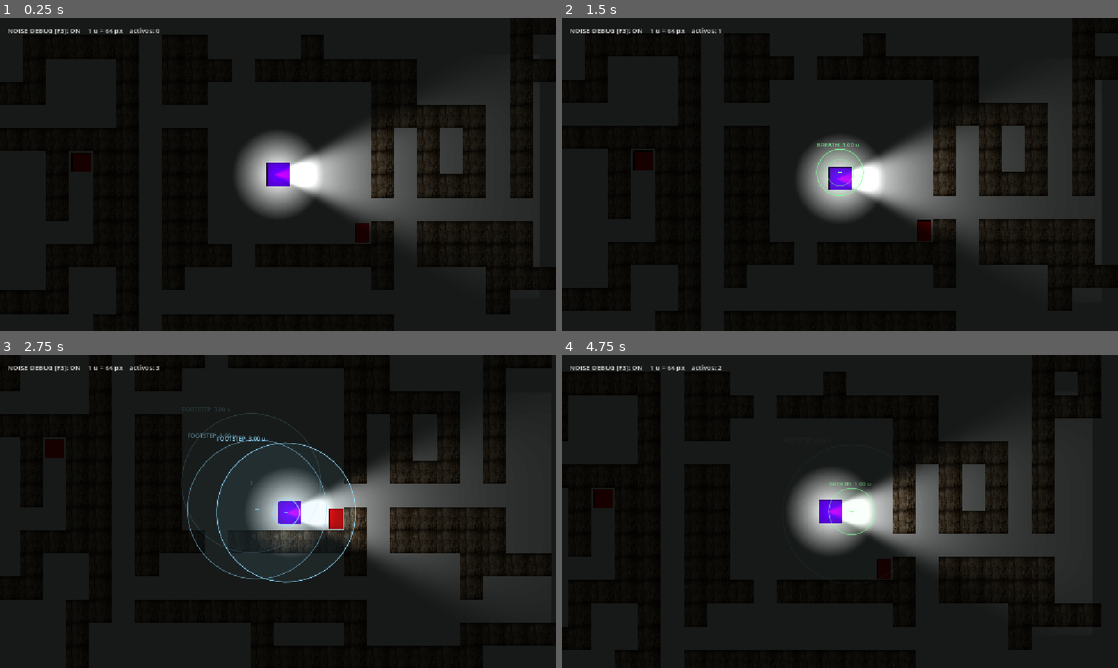
Above: before the commit, frames 1-4 (two rows, left to right).
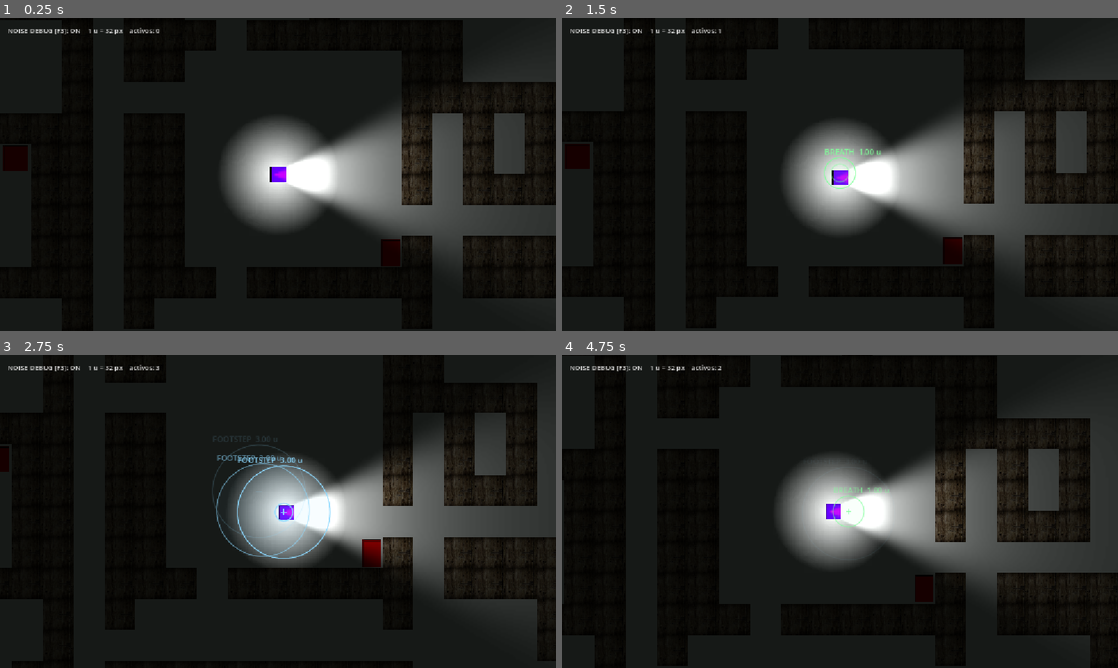
Above: after the commit, the same moments.

Repository: bcsaalinas/Requiem
Game: Godot game, scene res://level/level.tscn
Two runs of this game, one before a commit and one after it. Both use one fixed random seed, a clock stepped at 60 frames per second and the inputs below.
Inputs (mouse positions are in pixels of both pictures, inside the frame that each line leads up to):
- Up to frame 1 (0.25 s): no input
- Up to frame 2 (1.5 s): tap Enter at 0.5 s; move the mouse to (962, 158) at 0.52 s; hold D 0.53-1.28 s; hold Space (hold_breath) 0.53-1.28 s; move the mouse to (728, 190) at 1.27 s; hold S from 1.28 s (still down); tap F at 1.35 s
- Up to frame 3 (2.75 s): move the mouse to (333, 442) at 2.02 s; release S at 2.03 s; hold D from 2.03 s (still down); tap R at 2.1 s
- Up to frame 4 (4.75 s): move the mouse to (812, 574) at 2.77 s; release D at 2.78 s; hold W 2.78-3.53 s; tap Shift at 2.85 s; move the mouse to (1006, 558) at 3.52 s; hold Space (hold_breath) 3.53-4.28 s; hold A from 3.53 s (still down); move the mouse to (673, 464) at 4.27 s; tap F at 4.35 s

The runs differ from the first frame. In frame 1, 16% of the frame differs, in the area x 0-100%, y 0-100%; in frame 2, 16%; in frame 3, 18%; in frame 4, 18%, in the area x 4-99%, y 0-100%.

Commit message:
basic unit change and velocity fix

Diff:
--- a/requiem/autoloads/noise_debug.gd
+++ b/requiem/autoloads/noise_debug.gd
@@ -15,12 +15,12 @@
 # coordenadas siguen siendo de mundo) pero el CanvasModulate del nivel no se lo
 # come y los circulos siguen siendo legibles con las luces apagadas.
 #
-# UNIDADES: 1 u = 64 px (docs/UNITS.md). La etiqueta siempre reporta el radio
+# UNIDADES: 1 u = 32 px. La etiqueta siempre reporta el radio
 # en unidades, no en pixeles, para poder verificar la escala de un vistazo.
 #
 # F3 activa / desactiva la visualizacion.
 
-const PX_PER_UNIT: float = 64.0
+const PX_PER_UNIT: float = 32.0
 
 
 ## Nodo interno que hace el dibujo. Vive dentro del CanvasLayer.
--- a/requiem/player/footstep_noise.gd
+++ b/requiem/player/footstep_noise.gd
@@ -6,11 +6,11 @@
 # CharacterBody2D padre para saber si esta caminando o corriendo, reproduce el
 # audio real, y avisa a NoiseManager para que la entidad pueda reaccionar.
 #
-# UNIDADES: 1 u = 64 px (docs/UNITS.md). Radios y umbrales se exportan en
+# UNIDADES: 1 u = 32 px. Radios y umbrales se exportan en
 # unidades; la conversion a px pasa aqui adentro.
 # Estos radios NO estan fijados por la spec, se pueden tunear libremente.
 
-const PX_PER_UNIT: float = 64.0
+const PX_PER_UNIT: float = 32.0
 
 @export_group("Deteccion de movimiento (u/s)")
 ## Debajo de esto se considera quieto.
--- a/requiem/player/hold_breath.gd
+++ b/requiem/player/hold_breath.gd
@@ -7,8 +7,8 @@
 # Tambien muestra una barra de pulmon en pantalla (como la del
 # altar), visible solo mientras se mantiene la respiracion.
 
-# UNIDADES: 1 u = 64 px (docs/UNITS.md). Los radios se exportan en unidades.
-const PX_PER_UNIT: float = 64.0
+# UNIDADES: 1 u = 32 px. Los radios se exportan en unidades.
+const PX_PER_UNIT: float = 32.0
 
 @export_group("Pulmon")
 @export var drain_rate_percent: float = 20.0
--- a/requiem/player/player.gd
+++ b/requiem/player/player.gd
@@ -6,17 +6,17 @@
 # Camera2D) vive en player.tscn como nodos REALES, ya no se crea por codigo:
 # asi se puede tunear desde el inspector sin tocar el script.
 #
-# UNIDADES: 1 u = 64 px = un tile = el ancho del jugador (ver docs/UNITS.md).
+# UNIDADES: 1 u = 32 px = un tile = el ancho del jugador.
 # Las velocidades se exportan en u/s y se convierten a px/s al usarse, para
 # que si algun dia cambia la escala solo haya que tocar PX_PER_UNIT.
 
-const PX_PER_UNIT: float = 64.0
+const PX_PER_UNIT: float = 32.0
 
 @export_group("Velocidad (u/s)")
 ## Caminando, en unidades por segundo (1 u = el ancho del jugador).
-@export var walk_speed_u: float = 3.0
+@export var walk_speed_u: float = 3.2
 ## Corriendo (Shift), en unidades por segundo.
-@export var sprint_speed_u: float = 5.0
+@export var sprint_speed_u: float = 5.4
 
 @export_group("Inercia")
 ## 0 = nunca arranca, 1 = arranque instantaneo.
--- a/requiem/player/player.tscn
+++ b/requiem/player/player.tscn
@@ -7,10 +7,10 @@
 [ext_resource type="AudioStream" path="res://assets/audio/389996__morganveilleux__man-holds-breath-gasp.wav" id="5_hold"]
 
 [sub_resource type="PlaceholderTexture2D" id="PlaceholderTexture2D_player"]
-size = Vector2(64, 64)
+size = Vector2(32, 32)
 
 [sub_resource type="RectangleShape2D" id="RectangleShape2D_player"]
-size = Vector2(52, 52)
+size = Vector2(24, 24)
 
 [node name="Player" type="CharacterBody2D"]
 script = ExtResource("1_player")
@@ -23,7 +23,7 @@
 shape = SubResource("RectangleShape2D_player")
 
 [node name="Camera2D" type="Camera2D" parent="."]
-zoom = Vector2(0.75, 0.75)
+zoom = Vector2(1.0, 1.0)
 position_smoothing_enabled = true
 position_smoothing_speed = 5.0
 
